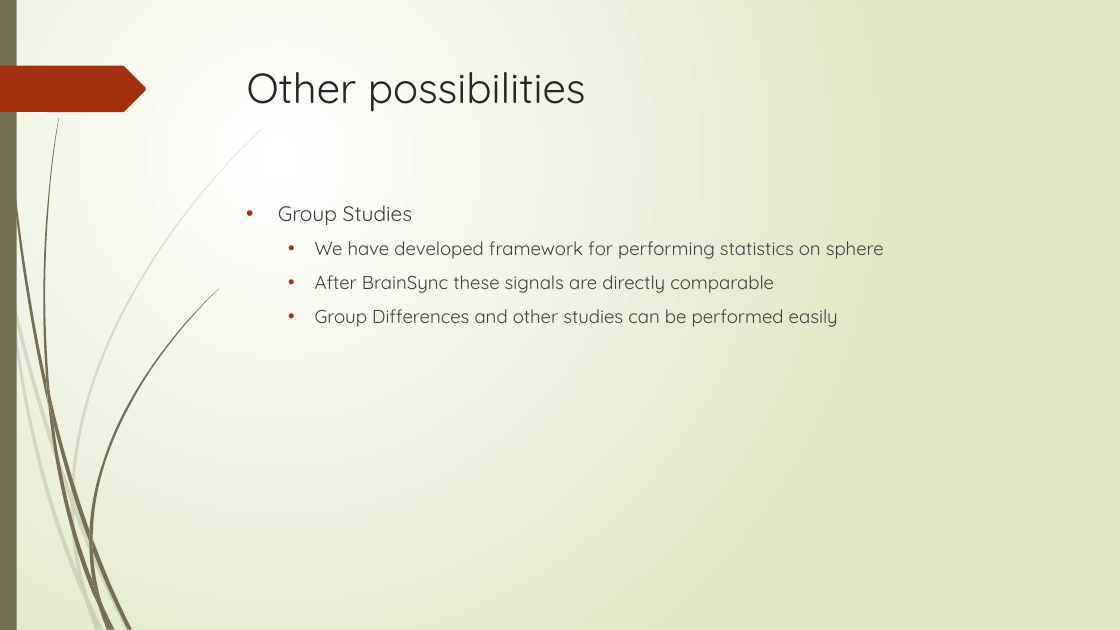
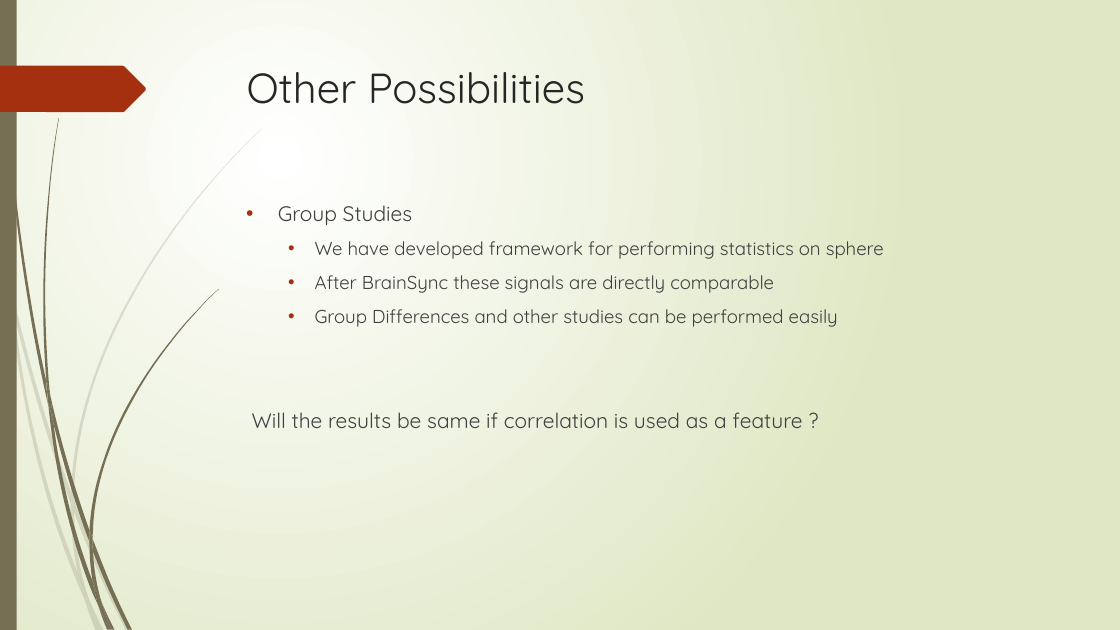
Before and after one commit to ajoshiusc/cortical_parcellation, a slide deck: slide 12 of docs/brain_sync.pptx (slide 11 before the commit). Drawn at 1120x630 pixels with LibreOffice and Linux fonts; fonts in the diff are those of the drawing. Boxes give left, top, right and bottom in pixels: in the first picture for what was removed or moved away, otherwise in the second. Text is boxed around its words. In the diff, an @@ line names an element or a change of style, - is before the commit and + after.

Commit message:
updates to he results and ppt

```diff
--- a/docs/brain_sync.pptx
+++ b/docs/brain_sync.pptx
@@ title at (247, 72, 585, 104): text changed @@
-Other possibilities
+Other Possibilities
@@ text at (252, 412, 802, 428): paragraph added @@
+Will the results be same if correlation is used as a feature ?
```
Also in this commit, not shown: 8 other slides changed, 3 slides added, 2 slides removed, 5 other files.
